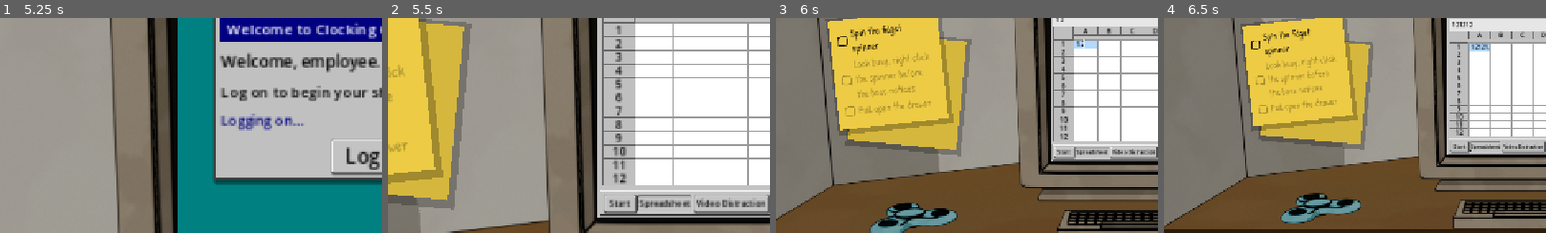
Above: before the commit, frames 1-4 (left to right).
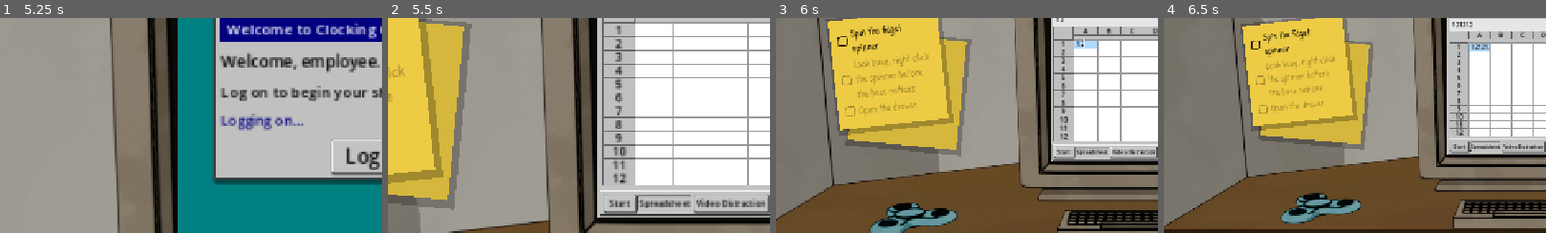
Above: after the commit, the same moments.

Repository: Jelleas/gmtk-2026
Game: Godot game, scene res://src/main.tscn
Two runs of this game, one before a commit and one after it. Both use one fixed random seed, a clock stepped at 60 frames per second and the inputs below.
Inputs (mouse positions are % of the whole screen's width and height, from its top left):
- Up to frame 1 (5.25 s): click "Start" at 0.5 s; click "Start" at 1.25 s; click "_" at 2 s; click "□" at 2.75 s; click "Spreadsheet" at 3.5 s; click "Video Distraction" at 4.25 s; click "Log On" at 5 s
- Up to frame 2 (5.5 s): no input
- Up to frame 3 (6 s): click (38, 34) at 5.77 s; type "12" at 5.85 s
- Up to frame 4 (6.5 s): click (42, 34) at 6 s; type "12" at 6.08 s; click (46, 34) at 6.23 s; type "12" at 6.32 s
The pictures show only the part of the screen within x 0-50%, y 30-80%; the shares and areas given below are measured in that part.

Frame 1 is identical in both runs. In frame 2, 0.1% of the frame differs, in the area x 0-6%, y 57-63%; in frame 3, 0.2%, in the area x 22-41%, y 38-46%; in frame 4, 0.2%.

Commit message:
click to open drawer

Diff:
--- a/src/office/office_drawer.gd
+++ b/src/office/office_drawer.gd
@@ -6,10 +6,7 @@
 signal closed
 signal progress_changed(progress: float)
 
-const SWIPE_DECISION_DISTANCE := 24.0
-
 @export var starts_open := true
-@export var interaction_rect := Rect2(850.0, 540.0, 430.0, 180.0)
 @export var phone_stow_position := Vector2(1008.0, 605.0)
 @export var phone_entry_height := 55.0
 
@@ -18,9 +15,6 @@
 var open_progress := 0.0
 var is_open := false
 var can_open := true
-var is_dragging := false
-var drag_start_y := 0.0
-var drag_start_progress := 0.0
 var slide_tween: Tween
 
 
@@ -31,73 +25,17 @@
 
 
 func _on_drawer_input(event: InputEvent) -> void:
-	if event is InputEventMouseButton and event.button_index == MOUSE_BUTTON_LEFT:
-		if event.pressed:
-			_begin_drag(_to_global_y(event.position))
-		else:
-			_end_drag(_to_global_y(event.position))
-	elif event is InputEventScreenTouch:
-		if event.pressed:
-			_begin_drag(_to_global_y(event.position))
-		else:
-			_end_drag(_to_global_y(event.position))
-
-
-func _input(event: InputEvent) -> void:
-	if not is_dragging:
-		return
-
-	if event is InputEventMouseButton and event.button_index == MOUSE_BUTTON_LEFT and not event.pressed:
-		_end_drag(event.position.y)
-	elif event is InputEventMouseMotion and is_dragging:
-		_update_drag(event.position.y)
-		get_viewport().set_input_as_handled()
-	elif event is InputEventScreenTouch and not event.pressed:
-		_end_drag(event.position.y)
-	elif event is InputEventScreenDrag and is_dragging:
-		_update_drag(event.position.y)
-		get_viewport().set_input_as_handled()
-
-
-func _begin_drag(pointer_y: float) -> void:
-	if not can_open and is_zero_approx(open_progress):
-		return
-	if slide_tween:
-		slide_tween.kill()
-
-	is_dragging = true
-	drag_start_y = pointer_y
-	drag_start_progress = open_progress
-
-
-func _update_drag(pointer_y: float) -> void:
-	_set_open_progress(clampf(drag_start_progress + (pointer_y - drag_start_y) / interaction_rect.size.y, 0.0, 1.0))
-
-
-func _end_drag(pointer_y: float) -> void:
-	if not is_dragging:
-		return
-
-	is_dragging = false
-	var drag_distance := pointer_y - drag_start_y
-	if drag_distance > SWIPE_DECISION_DISTANCE:
-		set_open(true)
-	elif drag_distance < -SWIPE_DECISION_DISTANCE:
-		set_open(false)
-	else:
-		set_open(open_progress >= 0.5)
-
-
-func _to_global_y(local_position: Vector2) -> float:
-	return (drawer_input.get_global_transform() * local_position).y
+	if event is InputEventMouseButton and event.button_index == MOUSE_BUTTON_LEFT and event.pressed:
+		set_open(not is_open)
+	elif event is InputEventScreenTouch and event.pressed:
+		set_open(not is_open)
 
 
 func set_open(open: bool) -> void:
 	if open and not can_open:
 		return
 
-	# Only when it actually travels: settling a half-drag back where it started
-	# calls this too, and that should be silent.
+	# Repeated requests for the current state should be silent.
 	var target := 1.0 if open else 0.0
 	if not is_equal_approx(open_progress, target):
 		Sfx.play(Sfx.DRAWER_OPEN if open else Sfx.DRAWER_CLOSE)
--- a/src/tutorial/open_drawer_task.gd
+++ b/src/tutorial/open_drawer_task.gd
@@ -1,11 +1,11 @@
 class_name OpenDrawerTask
 extends Task
 
-## Teaches where the phone lives. The drawer has to be dragged open, which is
-## the point: the best distraction is the one that leaves the desk a mess.
+## Teaches where the phone lives: the best distraction is the one that leaves
+## the desk a mess.
 
 func _init(drawer: OfficeDrawer) -> void:
-	super._init("Pull open the drawer", "Pull open the drawer", drawer)
+	super._init("Open the drawer", "Open the drawer", drawer)
 	drawer.opened.connect(notify_changed)
 
 func start_task() -> void:
--- a/src/tutorial/tutorial_controller.gd
+++ b/src/tutorial/tutorial_controller.gd
@@ -100,7 +100,7 @@
 	# 3. Where the good stuff is, and what it costs to reach.
 	_add_beat(
 		OpenDrawerTask.new(drawer),
-		"Drag the drawer open",
+		"Click the drawer to open it",
 	)
 	# 4. A distraction has an inside: it pays more the longer you commit.
 	_add_beat(
